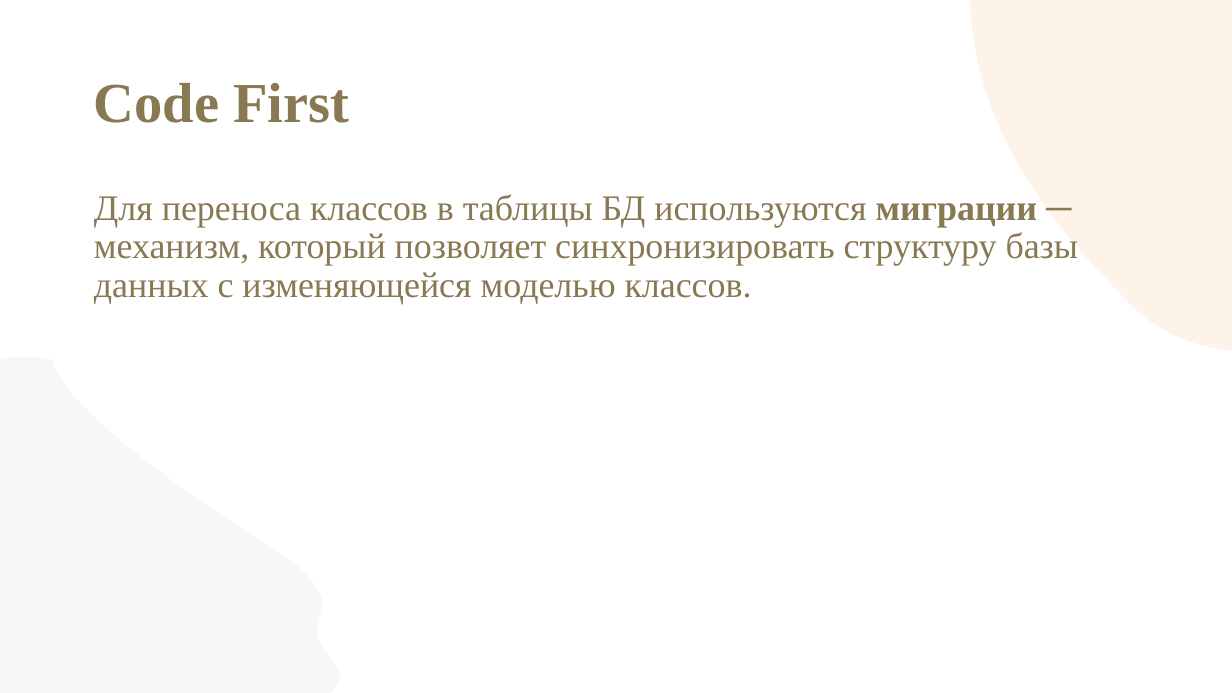
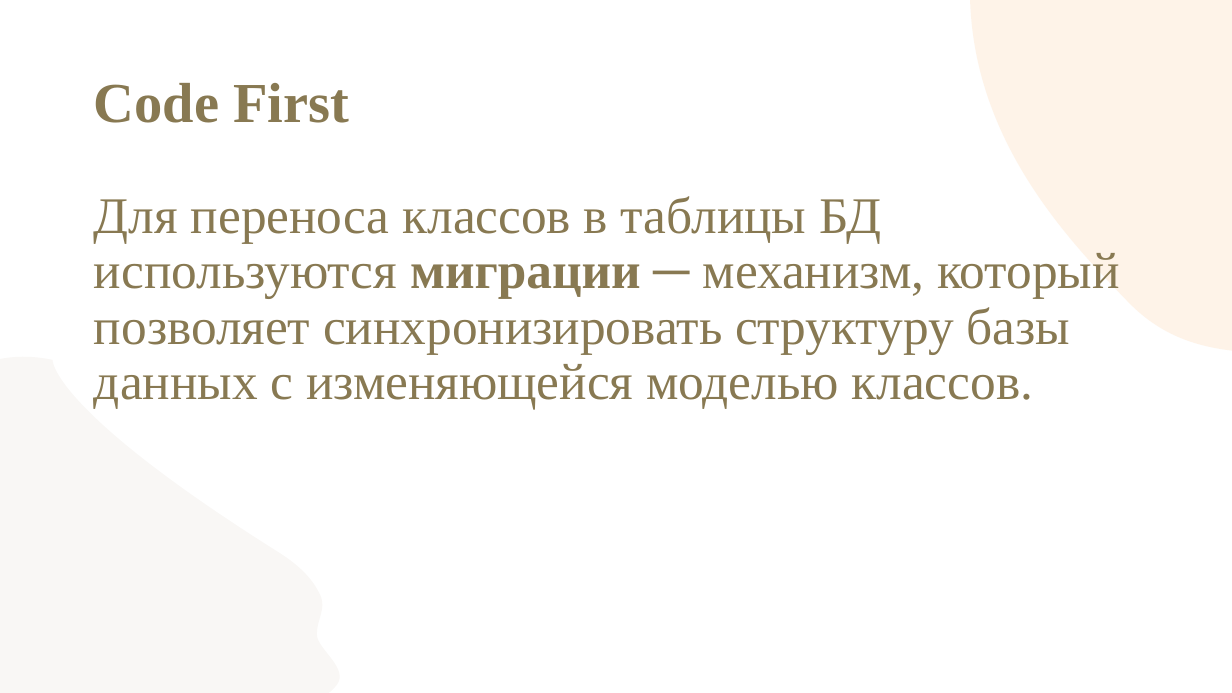
Before and after one commit to gheluag/demoexam_2026, a slide deck: slide 18 of Модуль 2/EF/EF.pptx (slide 13 before the commit). Drawn at 1232x693 pixels with LibreOffice and Linux fonts; fonts in the diff are those of the drawing; background and template pictures are left out. Boxes give left, top, right and bottom in pixels: in the first picture for what was removed or moved away, otherwise in the second. Text is boxed around its words. In the diff, an @@ line names an element or a change of style, - is before the commit and + after.

```diff
--- a/Модуль 2/EF/EF.pptx
+++ b/Модуль 2/EF/EF.pptx
@@ text "Для переноса классов в таблицы ..." at (94, 196, 1119, 410): size 28 to 40 pt @@
```
Also in this commit, not shown: 9 other slides changed, 15 slides added, 37 other files.
